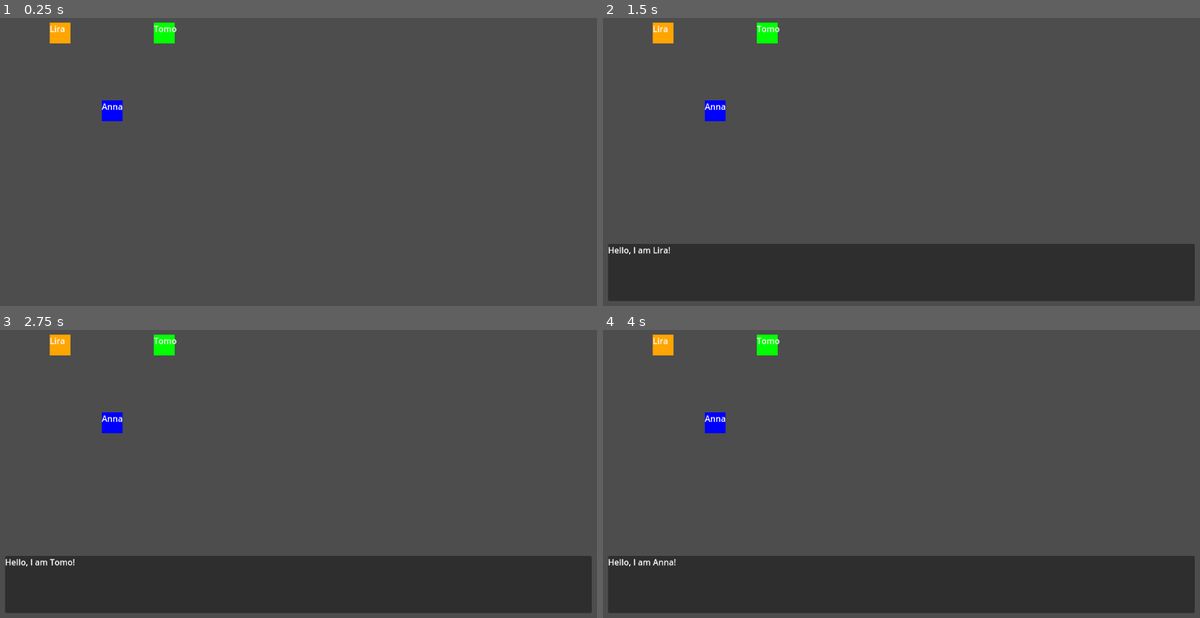
Above: before the commit, frames 1-4 (two rows, left to right).
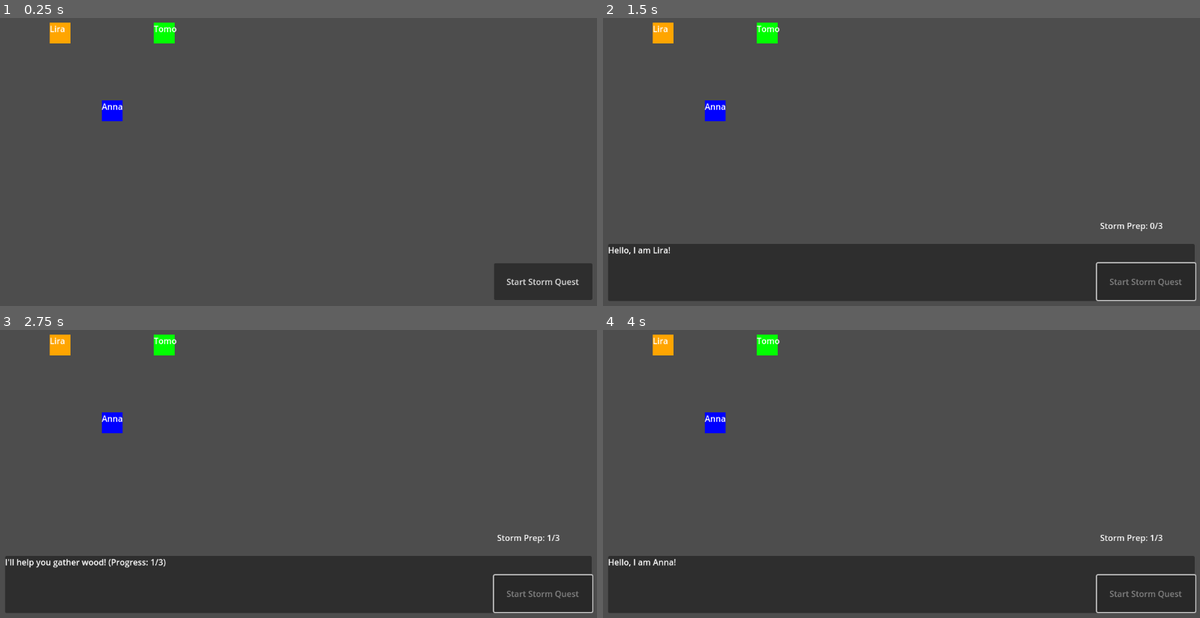
Above: after the commit, the same moments.

Repository: mquhuy/kingdomofchoices
Game: Godot game, scene res://scenes/main.tscn
Two runs of this game, one before a commit and one after it. Both use one fixed random seed, a clock stepped at 60 frames per second and the inputs below.
Inputs (mouse positions are in pixels of both pictures, inside the frame that each line leads up to):
- Up to frame 1 (0.25 s): no input
- Up to frame 2 (1.5 s): click (1146, 282) at 0.5 s, where only the run after the commit has a clickable "Start Storm Quest"; tap Enter at 1.25 s; move the mouse to (662, 32) at 1.27 s; click (662, 32) at 1.42 s
- Up to frame 3 (2.75 s): tap Space at 2 s; move the mouse to (167, 344) at 2.02 s; click (167, 344) at 2.17 s
- Up to frame 4 (4 s): tap Enter at 2.75 s; move the mouse to (716, 422) at 2.77 s; click (716, 422) at 2.92 s; tap Space at 3.5 s; move the mouse to (871, 517) at 3.52 s; click (871, 517) at 3.67 s

The runs differ from the first frame. In frame 1, 2.0% of the frame differs, in the area x 82-100%, y 85-98%; in frame 2, 0.4%; in frame 3, 0.8%; in frame 4, 0.4%.

Commit message:
Add quest manager and player behavior manager

Diff:
--- a/characters/NPC.tscn
+++ b/characters/NPC.tscn
@@ -21,4 +21,4 @@
 offset_right = 40.0
 offset_bottom = 40.0
 
-[connection signal="input_event" from="." to="." method="_on_input_event"]
+[connection signal="input_event" from="." to="." method="_on_npc_input_event"]
--- a/project.godot
+++ b/project.godot
@@ -15,6 +15,12 @@
 config/features=PackedStringArray("4.4", "GL Compatibility")
 config/icon="res://icon.svg"
 
+[autoload]
+
+QuestManager="*res://scripts/quest_manager.gd"
+PlayerBehavior="*res://scripts/player_behavior.gd"
+VillageContext="*res://scripts/village_context.gd"
+
 [rendering]
 
 renderer/rendering_method="gl_compatibility"
--- a/scenes/main.tscn
+++ b/scenes/main.tscn
@@ -16,3 +16,18 @@
 offset_right = 1142.0
 offset_bottom = 637.0
 script = ExtResource("3_sugp2")
+
+[node name="StartQuestButton" type="Button" parent="."]
+offset_left = 954.0
+offset_top = 564.0
+offset_right = 1143.0
+offset_bottom = 635.0
+text = "Start Storm Quest"
+
+[node name="QuestStatusLabel" type="Label" parent="."]
+offset_left = 960.0
+offset_top = 480.0
+offset_right = 1133.0
+offset_bottom = 551.0
+
+[connection signal="pressed" from="StartQuestButton" to="." method="_on_start_quest_button_pressed"]
--- a/scripts/main.gd
+++ b/scripts/main.gd
@@ -13,3 +13,16 @@
 	npc_instance.color = color
 	npc_instance.position = pos
 	add_child(npc_instance)
+
+func _process(delta):
+	if QuestManager.quest_active:
+		$QuestStatusLabel.text = "Storm Prep: %d/%d" % [QuestManager.quest_progress, QuestManager.quest_required]
+	else:
+		$QuestStatusLabel.text = ""
+
+
+func _on_start_quest_button_pressed() -> void:
+	QuestManager.start_quest("storm", "Tomo", 3)
+	VillageContext.set_context("Storm Coming!")
+	$StartQuestButton.disabled = true
+	$QuestStatusLabel.text = "Storm quest started! Ask Tomo for help."
--- a/scripts/npc.gd
+++ b/scripts/npc.gd
@@ -12,9 +12,30 @@
 	$ColorRect.color = color
 	print("Ready: ", npc_name)
 
-func _on_input_event(viewport: Node, event: InputEvent, shape_idx: int) -> void:
-	if event is InputEventMouseButton and event.is_pressed():
-		print("Hello, I am " + npc_name + "!")
+func _on_npc_input_event(viewport, event, shape_idx):
+	if event is InputEventMouseButton and event.pressed:
+		PlayerBehavior.register_interaction(npc_name)
 		var main = get_tree().root.get_node("Main")
 		var dialogue_box = main.get_node("DialogueBox")
-		dialogue_box.show_dialogue("Hello, I am " + npc_name + "!")
+
+		# Check if this NPC is key for the quest
+		if QuestManager.quest_active and QuestManager.quest_npc == npc_name:
+			var relationship_score = PlayerBehavior.get_relationship(npc_name)
+			var required
+			print("Relationship score with %s is %d" % [npc_name, relationship_score])
+			if relationship_score >= 3:
+				QuestManager.progress_quest()
+				PlayerBehavior.increase_relationship(npc_name, 1)
+				dialogue_box.show_dialogue(
+					"I'll help you gather wood! (Progress: %d/%d)" % [QuestManager.quest_progress, QuestManager.quest_required]
+				)
+			else:
+				dialogue_box.show_dialogue("Sorry, I don't trust you enough to help with the storm.")
+		else:
+			dialogue_box.show_dialogue("Hello, I am " + npc_name + "!")
+
+		# Check for quest completion
+		if QuestManager.is_quest_complete():
+			var complete_text = "Quest complete! Your house is safe from the storm."
+			dialogue_box.show_dialogue(complete_text)
+			QuestManager.reset_quest()
--- /dev/null
+++ b/scripts/player_behavior.gd
@@ -0,0 +1,26 @@
+extends Node
+
+# Track how many times the player has interacted with each NPC
+var interaction_counts := {}
+
+# Track relationship points for each NPC
+var relationship_scores := {}
+
+func register_interaction(npc_name: String):
+	interaction_counts[npc_name] = interaction_counts.get(npc_name, 0) + 1
+
+func increase_relationship(npc_name: String, amount: int = 1):
+	relationship_scores[npc_name] = relationship_scores.get(npc_name, 5) + amount
+	relationship_scores[npc_name] = clamp(relationship_scores[npc_name], 0, 10)
+
+func get_relationship(npc_name: String) -> int:
+	return relationship_scores.get(npc_name, 5)  # Default relationship is 5
+
+func get_favorite_npc():
+	var max_interactions = -1
+	var favorite = ""
+	for name in interaction_counts.keys():
+		if interaction_counts[name] > max_interactions:
+			max_interactions = interaction_counts[name]
+			favorite = name
+	return favorite if max_interactions > 0 else ""
--- /dev/null
+++ b/scripts/quest_manager.gd
@@ -0,0 +1,28 @@
+extends Node
+
+var quest_active := false
+var quest_type := ""
+var quest_progress := 0
+var quest_required := 3
+var quest_npc := "" # Which NPC is key to this quest
+
+func start_quest(_type: String, _npc: String, _required: int = 3):
+	quest_active = true
+	quest_type = _type
+	quest_npc = _npc
+	quest_progress = 0
+	quest_required = _required
+
+func progress_quest():
+	if quest_active:
+		quest_progress += 1
+
+func is_quest_complete():
+	return quest_active and quest_progress >= quest_required
+
+func reset_quest():
+	quest_active = false
+	quest_type = ""
+	quest_progress = 0
+	quest_required = 0
+	quest_npc = ""
--- /dev/null
+++ b/scripts/village_context.gd
@@ -0,0 +1,9 @@
+extends Node
+
+var context: String = "Normal Day"
+
+func set_context(new_context: String):
+	context = new_context
+
+func get_context() -> String:
+	return context
Not shown, added: scripts/player_behavior.gd.uid
Not shown, added: scripts/quest_manager.gd.uid
Not shown, added: scripts/village_context.gd.uid
